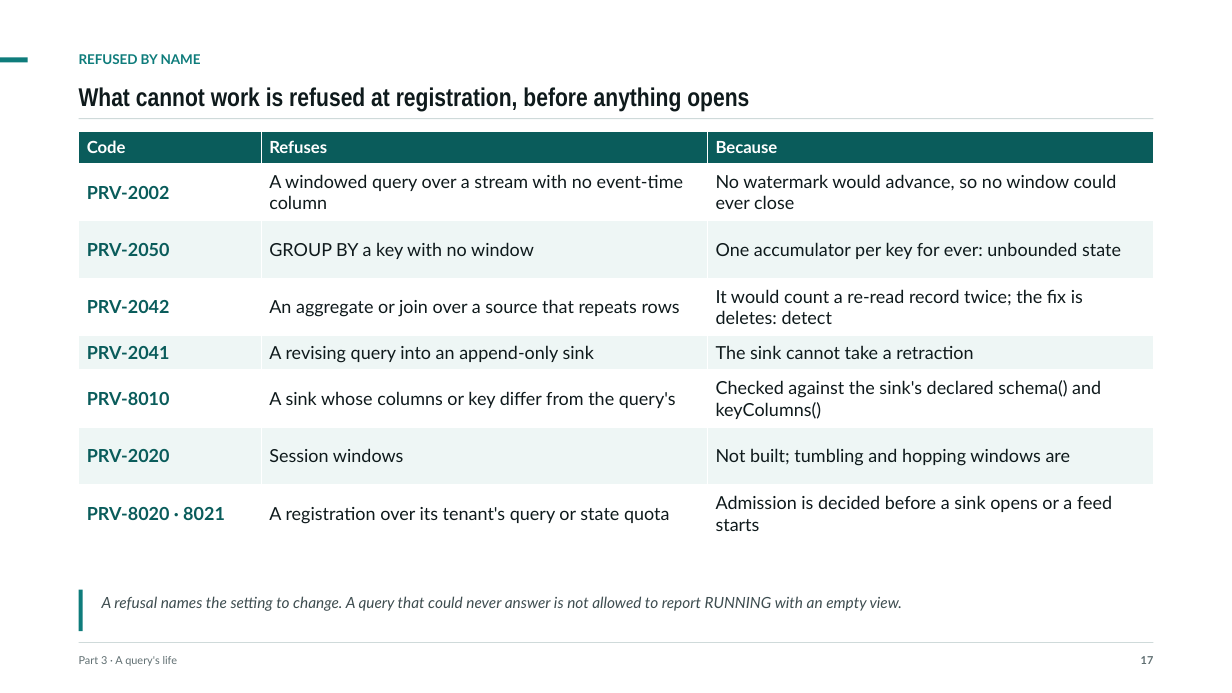
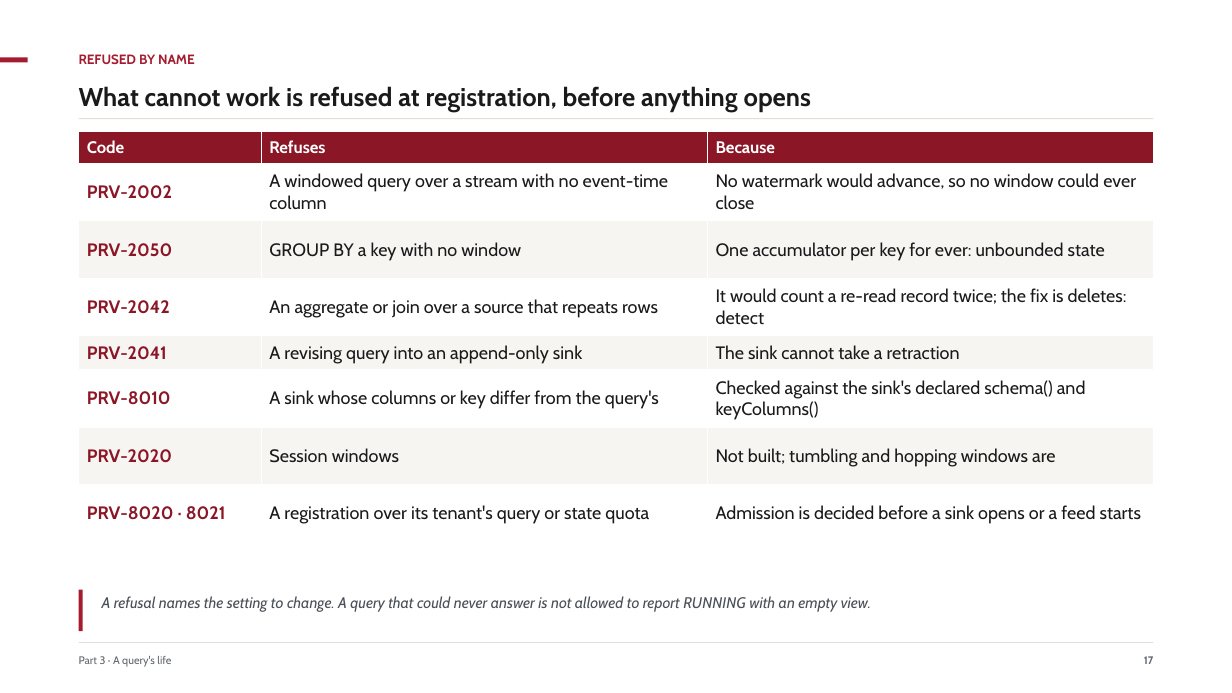
Before and after one commit to ajsinha/pravaha, a slide deck: slide 17 of docs/Pravaha-Continuous-SQL-Engine-Design-and-Evidence.pptx. Drawn at 1232x693 pixels with LibreOffice and Linux fonts; fonts in the diff are those of the drawing. Boxes give left, top, right and bottom in pixels: in the first picture for what was removed or moved away, otherwise in the second. Text is boxed around its words. In the diff, an @@ line names an element or a change of style, - is before the commit and + after.

```diff
--- a/docs/Pravaha-Continuous-SQL-Engine-Design-and-Evidence.pptx
+++ b/docs/Pravaha-Continuous-SQL-Engine-Design-and-Evidence.pptx
@@ rectangle at [0, 57, 28, 63]: fill #0E7C7B to #A51C30 @@
@@ text "REFUSED BY NAME" at [79, 54, 195, 64]: font Lato to Cabin, text colour #0E7C7B to #A51C30 @@
@@ text "What cannot work is refused ..." at [79, 86, 811, 111]: font Arial Narrow to Cabin, text colour #0F1A1C to #1A1A1A @@
@@ rectangle at [79, 118, 1153, 119]: fill #CFDADA to #E3DED7 @@
@@ table at [79, 131, 1154, 543] @@
@@ fill #0A5C5B to #8A1626 in row 1 @@
@@ fill #EEF6F5 to #F7F5F2 in 9 cells @@
@@ font Lato to Cabin @@
@@ text colour #0A5C5B to #8A1626 in "PRV-2002", "PRV-2050", "PRV-2042", "PRV-2041" and 3 more places @@
@@ text colour #0F1A1C to #1A1A1A in "A windowed query over a stream with ...", "No watermark would advance, so no window ...", "GROUP BY a key with no window", "One accumulator per key for ever: unbounded ..." and 10 more places @@
@@ rectangle at [79, 590, 82, 631]: fill #0E7C7B to #A51C30 @@
@@ text "A refusal names the setting ..." at [102, 596, 871, 612]: font Lato to Cabin, text colour #3E4D50 to #4A5058 @@
@@ text "Part 3 · A query's ..." at [79, 656, 171, 666]: font Lato to Cabin, text colour #5F6E71 to #61666E @@
@@ rectangle at [79, 642, 1153, 643]: fill #CFDADA to #E3DED7 @@
@@ text "17" at [1144, 656, 1154, 664]: font Lato to Cabin, text colour #5F6E71 to #61666E @@
```
Also in this commit, not shown: 74 other slides changed, 10 other files.
